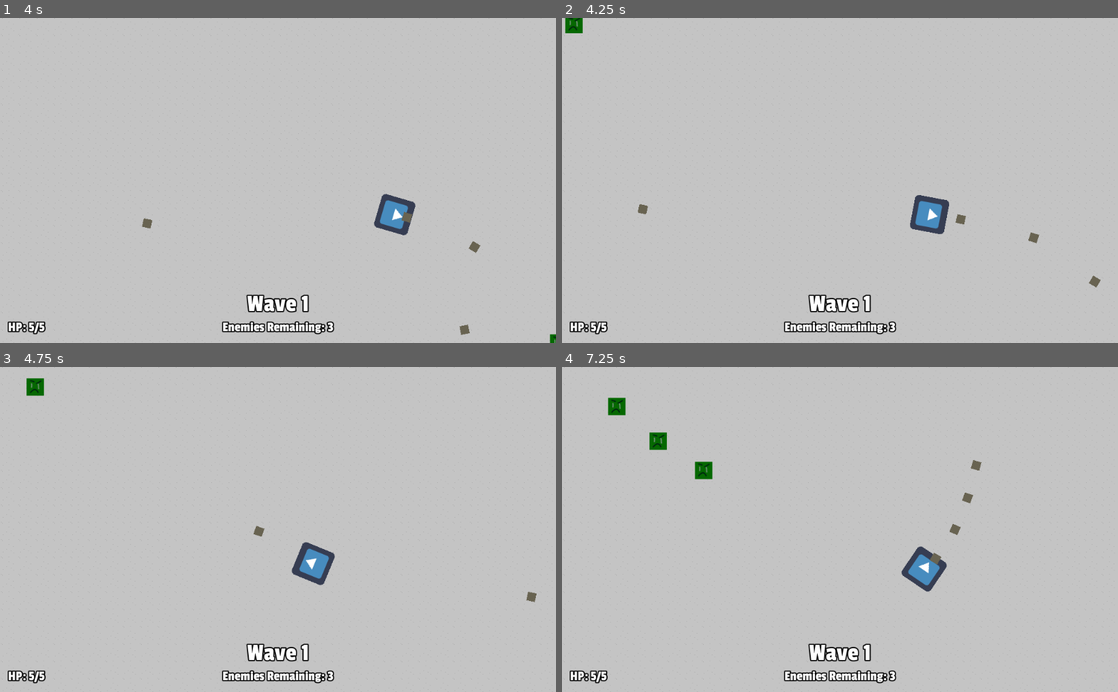
Above: before the commit, frames 1-4 (two rows, left to right).
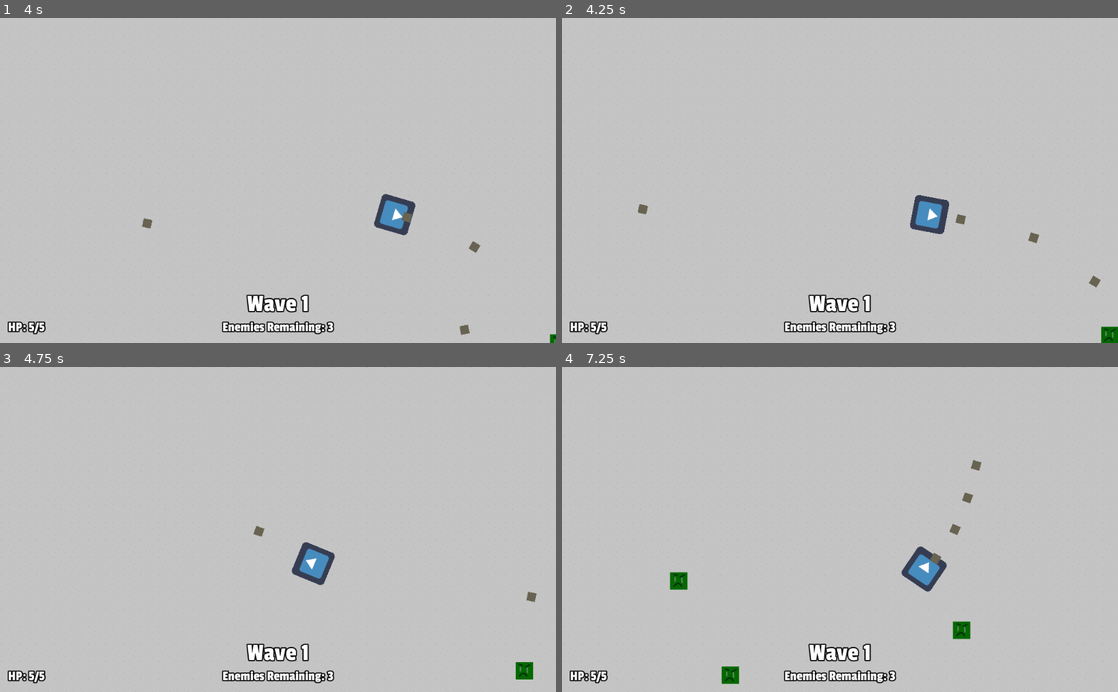
Above: after the commit, the same moments.

Repository: stuson/go-godot-4-game-jam
Game: Godot game, scene res://Level.tscn
Two runs of this game, one before a commit and one after it. Both use one fixed random seed, a clock stepped at 60 frames per second and the inputs below. The engine's default icon, where the game draws it, is replaced by a stand-in: a white triangle on a blue panel in a dark square.
Inputs (mouse positions are in pixels of both pictures, inside the frame that each line leads up to):
- Up to frame 1 (4 s): tap Enter at 0.5 s; move the mouse to (400, 164) at 0.52 s; press the mouse at (400, 164) at 0.53 s; hold D (move_right) 0.53-1.28 s; move the mouse to (166, 196) at 1.27 s; release the mouse at (166, 196) at 1.28 s; hold S (move_down) 1.28-2.03 s; click (166, 196) at 1.35 s; move the mouse to (333, 109) at 2.02 s; press the mouse at (333, 109) at 2.03 s; hold D (move_right) 2.03-2.78 s; move the mouse to (250, 245) at 2.77 s; release the mouse at (250, 245) at 2.78 s; hold W (move_up) 2.78-3.53 s; click (250, 245) at 2.85 s; move the mouse to (444, 229) at 3.52 s; press the mouse at (444, 229) at 3.53 s; hold A (move_left) from 3.53 s (still down)
- Up to frame 2 (4.25 s): keep holding A (move_left)
- Up to frame 3 (4.75 s): keep holding A (move_left); move the mouse to (111, 480) at 4.27 s; release the mouse at (111, 480) at 4.28 s; click (111, 480) at 4.35 s
- Up to frame 4 (7.25 s): move the mouse to (867, 529) at 5.02 s; release A (move_left) at 5.03 s; press the mouse at (867, 529) at 5.03 s; hold S (move_down) 5.03-5.78 s; move the mouse to (756, 448) at 5.77 s; release the mouse at (756, 448) at 5.78 s; hold D (move_right) 5.78-6.53 s; click (756, 448) at 5.85 s; move the mouse to (962, 513) at 6.52 s; press the mouse at (962, 513) at 6.53 s; hold W (move_up) from 6.53 s (still down)

Frame 1 is identical in both runs. In frame 2, 0.3% of the frame differs, in the area x 0-100%, y 0-100%; in frame 3, 0.3%; in frame 4, 1.1%, in the area x 8-74%, y 9-98%.

Commit message:
Add knockback to enemies

Diff:
--- a/Arrow.gd
+++ b/Arrow.gd
@@ -19,6 +19,6 @@
 
 func _on_Area2D_body_entered(body: Node) -> void:
     if body.has_node("HpManager"):
-        body.get_node("HpManager").take_hit(damage)
+        body.take_hit(damage, transform.x.normalized())
 
     queue_free()
--- a/Enemy.gd
+++ b/Enemy.gd
@@ -2,17 +2,27 @@
 
 var speed = 100
 var velocity
+var knockback_velocity = Vector2.ZERO
 var direction: Vector2
 
 onready var player: KinematicBody2D = get_tree().get_nodes_in_group("Player")[0]
+onready var hp_manager = $HpManager
 
 export var damage = 1
 
 func _physics_process(delta: float) -> void:
     direction = (player.global_position - global_position).normalized()
     velocity = direction * speed
+    velocity += get_knockback_velocity()
     move_and_slide(velocity)
 
+func take_hit(damage, knockback_direction):
+    knockback_velocity = knockback_direction * min(damage, 10) * 500
+    hp_manager.take_hit(damage)
+
+func get_knockback_velocity() -> Vector2:
+    knockback_velocity = lerp(knockback_velocity, Vector2.ZERO, 0.2)
+    return knockback_velocity
 
 func _on_HpManager_die() -> void:
     queue_free()
--- a/HpManager.gd
+++ b/HpManager.gd
@@ -3,6 +3,8 @@
 export var max_hp = 5
 
 var current_hp = max_hp
+
+onready var parent: KinematicBody2D = get_parent()
 
 signal hp_changed
 signal die
--- a/SpawnManager.gd
+++ b/SpawnManager.gd
@@ -33,10 +33,10 @@
         spawn_timer.stop()
     else:
         var enemy: Node2D = current_wave.Enemy.instance()
-        enemy.global_translate(get_spawn_pos())
         var hp_manager = enemy.get_node("HpManager")
         hp_manager.connect("die", self, "_on_Enemy_die")
         get_tree().current_scene.add_child(enemy)
+        enemy.global_translate(get_spawn_pos())
         enemies_to_spawn_remaining -= 1
 
 func get_spawn_pos() -> Vector2:
